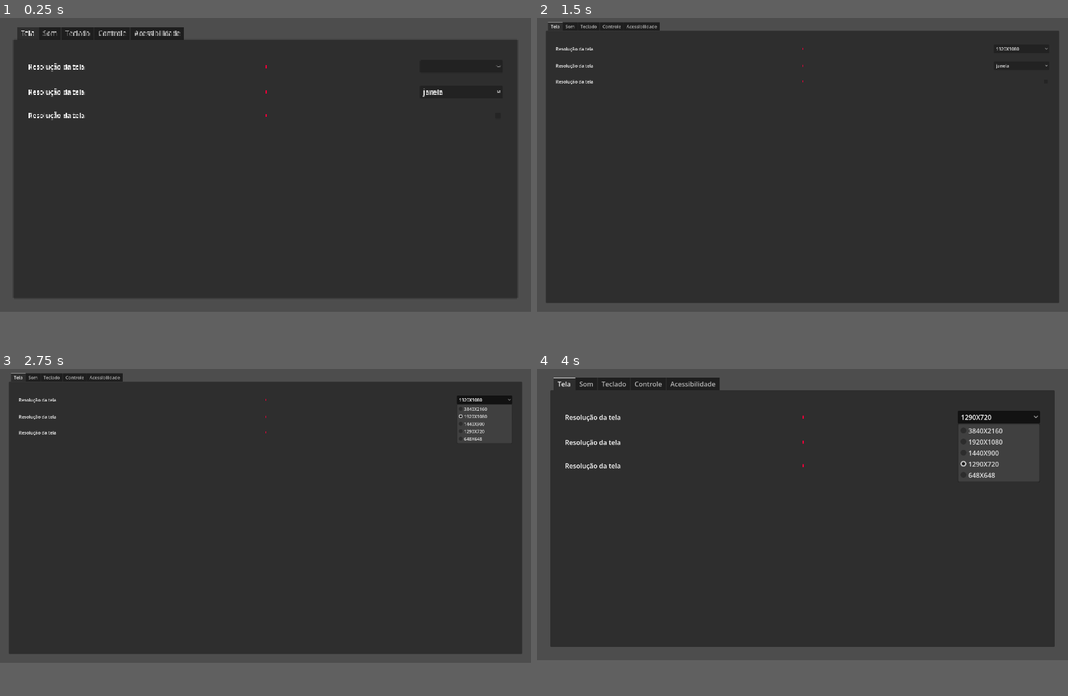
Above: before the commit, frames 1-4 (two rows, left to right).
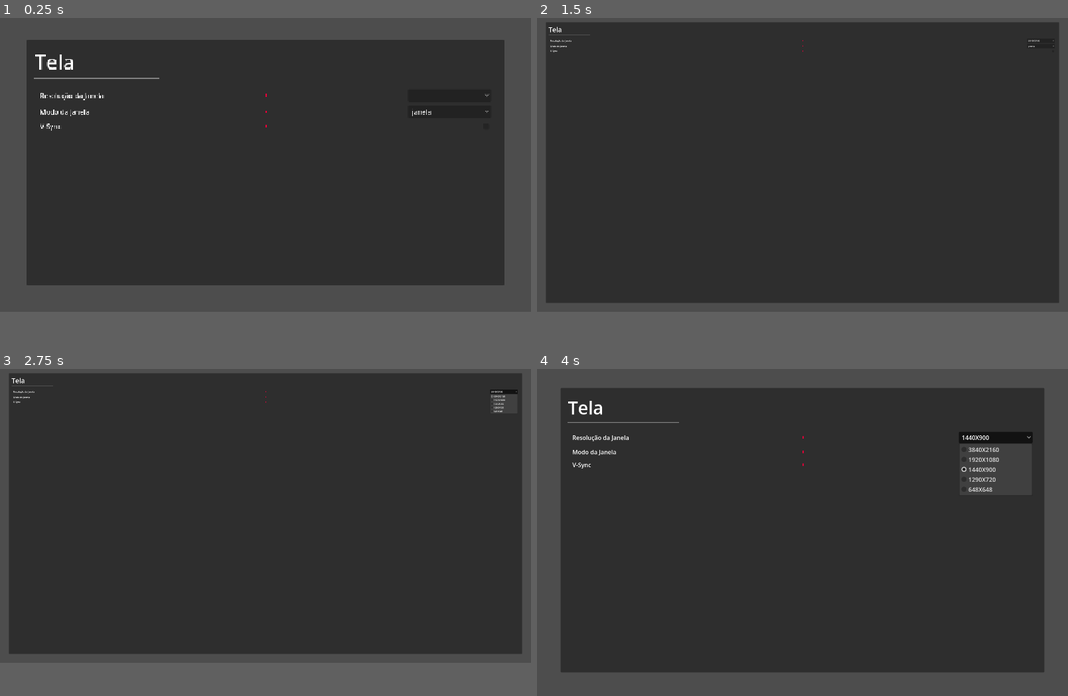
Above: after the commit, the same moments.

Repository: luankaike-code/felpo-jam-2026
Game: Godot game, scene res://scenes/screens/configurations.tscn
Same seed, same stepped clock (60 frames per second), same inputs: the game is played once before the commit and once after it. This scene is started directly instead of the project's main scene.
Inputs (mouse positions are in pixels of both pictures, inside the frame that each line leads up to; where the layout moved, square brackets give the same spot in the first picture):
- Up to frame 1 (0.25 s): no input
- Up to frame 2 (1.5 s): click (988, 96) [998, 67] at 0.5 s; click "janela" at 1.25 s
- Up to frame 3 (2.75 s): click "1920X1080" (after the commit: "3840X2160") at 2 s
- Up to frame 4 (4 s): click (1052, 401) [1046, 431] at 2.75 s; click "1290X720" (after the commit: "1440X900") at 3.5 s
In our replay, in frame 4 the window is 800x446 before the commit and 800x500 after it. These sizes can differ from the game's own. Grey fills any space a smaller window leaves; there, only what the larger window draws over its background counts as a difference.

The runs differ from the first frame. In frame 1, 9.1% of the frame differs, in the area x 2-98%, y 2-86%; in frame 2, 2.2%; in frame 3, 2.7%; in frame 4, 13%, in the area x 2-98%, y 2-93%.

Commit message:
Update layout configuration screen

Diff:
--- a/felpojam-2026-game-code/project.godot
+++ b/felpojam-2026-game-code/project.godot
@@ -19,6 +19,7 @@
 
 HelperWindow="*uid://dtvi7hflcucsq"
 Global="*uid://dv0lrskrgc0se"
+Audio="*uid://li0iapgwddw7"
 
 [display]
 
--- a/felpojam-2026-game-code/scenes/HUD/config_field.tscn
+++ b/felpojam-2026-game-code/scenes/HUD/config_field.tscn
@@ -24,7 +24,7 @@
 [node name="Label" type="Label" parent="." unique_id=806196624]
 custom_minimum_size = Vector2(200, 0)
 layout_mode = 2
-text = "Resolução da tela"
+text = "Nome do Campo"
 
 [node name="OptionButton2" type="VSeparator" parent="." unique_id=732974346]
 layout_mode = 2
--- /dev/null
+++ b/felpojam-2026-game-code/scenes/HUD/sections/config/section_screen_config.tscn
@@ -0,0 +1,49 @@
+[gd_scene format=3 uid="uid://dltgpug32yo3i"]
+
+[ext_resource type="PackedScene" uid="uid://br4140hu022dp" path="res://scenes/HUD/sections/section.tscn" id="1_ed6pf"]
+[ext_resource type="Script" uid="uid://wpyeisp11jiy" path="res://scripts/HUD/sections/config/section_screen_config.gd" id="2_osfrk"]
+[ext_resource type="PackedScene" uid="uid://8duy5yc6rwku" path="res://scenes/HUD/config_field.tscn" id="2_v6j37"]
+
+[node name="SectionScreenConfig" unique_id=1213679984 instance=ExtResource("1_ed6pf")]
+script = ExtResource("2_osfrk")
+
+[node name="Label" parent="." index="0" unique_id=130990419]
+text = "Tela"
+
+[node name="ScreenResolution" parent="MarginContainer/VBoxContainer" parent_id_path=PackedInt32Array(1628588) index="1" unique_id=502982208 instance=ExtResource("2_v6j37")]
+layout_mode = 2
+label_text = "Resolução da Janela"
+
+[node name="Resolutions" type="OptionButton" parent="MarginContainer/VBoxContainer/ScreenResolution" index="2" unique_id=972668148]
+custom_minimum_size = Vector2(200, 0)
+layout_mode = 2
+size_flags_horizontal = 8
+
+[node name="SreenMode" parent="MarginContainer/VBoxContainer" parent_id_path=PackedInt32Array(1628588) index="2" unique_id=290738729 instance=ExtResource("2_v6j37")]
+layout_mode = 2
+alignment = 1
+label_text = "Modo da Janela"
+
+[node name="ScreenModes" type="OptionButton" parent="MarginContainer/VBoxContainer/SreenMode" index="2" unique_id=2130893843]
+custom_minimum_size = Vector2(200, 0)
+layout_mode = 2
+size_flags_horizontal = 8
+
+[node name="VSync" parent="MarginContainer/VBoxContainer" parent_id_path=PackedInt32Array(1628588) index="3" unique_id=74489987 instance=ExtResource("2_v6j37")]
+layout_mode = 2
+alignment = 1
+label_text = "V-Sync"
+
+[node name="Control" type="Control" parent="MarginContainer/VBoxContainer/VSync" index="2" unique_id=1566601491]
+custom_minimum_size = Vector2(200, 0)
+layout_mode = 2
+
+[node name="CheckBox" type="CheckBox" parent="MarginContainer/VBoxContainer/VSync/Control" index="0" unique_id=992025368]
+layout_mode = 1
+anchors_preset = 11
+anchor_left = 1.0
+anchor_right = 1.0
+anchor_bottom = 1.0
+offset_left = -24.0
+grow_horizontal = 0
+grow_vertical = 2
--- /dev/null
+++ b/felpojam-2026-game-code/scenes/HUD/sections/section.tscn
@@ -0,0 +1,44 @@
+[gd_scene format=3 uid="uid://br4140hu022dp"]
+
+[sub_resource type="StyleBoxLine" id="StyleBoxLine_fwpnj"]
+content_margin_left = 4.0
+content_margin_top = 0.0
+content_margin_right = 4.0
+content_margin_bottom = 0.0
+color = Color(0.5, 0.5, 0.5, 1)
+thickness = 2
+
+[node name="Section" type="VBoxContainer" unique_id=1213679984]
+anchors_preset = 15
+anchor_right = 1.0
+anchor_bottom = 1.0
+grow_horizontal = 2
+grow_vertical = 2
+
+[node name="Label" type="Label" parent="." unique_id=130990419]
+layout_mode = 2
+theme_override_font_sizes/font_size = 48
+text = "Title"
+
+[node name="HSeparator" type="HSeparator" parent="." unique_id=431356415]
+custom_minimum_size = Vector2(300, 0)
+layout_mode = 2
+size_flags_horizontal = 0
+theme_override_styles/separator = SubResource("StyleBoxLine_fwpnj")
+
+[node name="MarginContainer" type="MarginContainer" parent="." unique_id=471055884]
+layout_mode = 2
+theme_override_constants/margin_left = 12
+theme_override_constants/margin_top = 12
+theme_override_constants/margin_right = 12
+theme_override_constants/margin_bottom = 12
+
+[node name="VBoxContainer" type="VBoxContainer" parent="MarginContainer" unique_id=1628588]
+layout_mode = 2
+theme_override_constants/separation = 8
+
+[node name="FirstChild" type="Control" parent="MarginContainer/VBoxContainer" unique_id=212368734]
+layout_mode = 2
+
+[node name="LastChild" type="Control" parent="MarginContainer/VBoxContainer" unique_id=746667509]
+layout_mode = 2
--- a/felpojam-2026-game-code/scenes/screens/configurations.tscn
+++ b/felpojam-2026-game-code/scenes/screens/configurations.tscn
@@ -1,7 +1,7 @@
 [gd_scene format=3 uid="uid://c1y7icenhs8e3"]
 
 [ext_resource type="Script" uid="uid://mcke7bu8ox2b" path="res://scripts/screens/configurations.gd" id="1_lpiss"]
-[ext_resource type="PackedScene" uid="uid://casr4dl7ga1gi" path="res://scenes/HUD/tabs_item/tab_item_config_screen.tscn" id="2_lpiss"]
+[ext_resource type="PackedScene" uid="uid://dltgpug32yo3i" path="res://scenes/HUD/sections/config/section_screen_config.tscn" id="2_lpiss"]
 
 [node name="Configurations" type="Node2D" unique_id=226870408]
 script = ExtResource("1_lpiss")
@@ -25,34 +25,30 @@
 anchor_bottom = 1.0
 grow_horizontal = 2
 grow_vertical = 2
-theme_override_constants/margin_left = 32
-theme_override_constants/margin_top = 32
-theme_override_constants/margin_right = 32
-theme_override_constants/margin_bottom = 32
+theme_override_constants/margin_left = 64
+theme_override_constants/margin_top = 64
+theme_override_constants/margin_right = 64
+theme_override_constants/margin_bottom = 64
 
-[node name="TabContainer" type="TabContainer" parent="CanvasLayer/Control/MarginContainer" unique_id=1563077621]
-layout_mode = 2
-current_tab = 0
-
-[node name="Tela" parent="CanvasLayer/Control/MarginContainer/TabContainer" unique_id=2014896234 instance=ExtResource("2_lpiss")]
+[node name="PanelContainer" type="PanelContainer" parent="CanvasLayer/Control/MarginContainer" unique_id=503990890]
 layout_mode = 2
 
-[node name="Som" type="TabBar" parent="CanvasLayer/Control/MarginContainer/TabContainer" unique_id=1448469704]
-visible = false
+[node name="ScrollContainer" type="ScrollContainer" parent="CanvasLayer/Control/MarginContainer" unique_id=956196633]
 layout_mode = 2
-metadata/_tab_index = 1
 
-[node name="Teclado" type="TabBar" parent="CanvasLayer/Control/MarginContainer/TabContainer" unique_id=561020038]
-visible = false
+[node name="MarginContainer" type="MarginContainer" parent="CanvasLayer/Control/MarginContainer/ScrollContainer" unique_id=74722378]
 layout_mode = 2
-metadata/_tab_index = 2
+size_flags_horizontal = 3
+size_flags_vertical = 3
+theme_override_constants/margin_left = 20
+theme_override_constants/margin_top = 20
+theme_override_constants/margin_right = 20
+theme_override_constants/margin_bottom = 20
 
-[node name="Controle" type="TabBar" parent="CanvasLayer/Control/MarginContainer/TabContainer" unique_id=1507798310]
-visible = false
+[node name="VBoxContainer" type="VBoxContainer" parent="CanvasLayer/Control/MarginContainer/ScrollContainer/MarginContainer" unique_id=1989105034]
 layout_mode = 2
-metadata/_tab_index = 3
+size_flags_horizontal = 3
+size_flags_vertical = 3
 
-[node name="Acessibilidade" type="TabBar" parent="CanvasLayer/Control/MarginContainer/TabContainer" unique_id=1605692674]
-visible = false
+[node name="SectionScreenConfig" parent="CanvasLayer/Control/MarginContainer/ScrollContainer/MarginContainer/VBoxContainer" unique_id=1213679984 instance=ExtResource("2_lpiss")]
 layout_mode = 2
-metadata/_tab_index = 4
--- a/felpojam-2026-game-code/scripts/HUD/config_field.gd
+++ b/felpojam-2026-game-code/scripts/HUD/config_field.gd
@@ -5,5 +5,11 @@
 @export var label_text: String :
 	set(new):
 		label_text = new
-		if label:
-			label.text = label_text
+		update_label_text()
+
+func _ready() -> void:
+	update_label_text()
+
+func update_label_text() -> void:
+	if label:
+		label.text = label_text
--- /dev/null
+++ b/felpojam-2026-game-code/scripts/HUD/sections/config/section_screen_config.gd
@@ -0,0 +1,44 @@
+extends VBoxContainer
+
+
+@onready var resolution_drop_menu := $MarginContainer/VBoxContainer/ScreenResolution/Resolutions as OptionButton
+@onready var screen_mode_drop_menu := $MarginContainer/VBoxContainer/SreenMode/ScreenModes as OptionButton
+@onready var v_sync_checkbox := $MarginContainer/VBoxContainer/VSync/Control/CheckBox as CheckBox
+
+func _ready() -> void:
+	populate_drop_menu_with_dict(resolution_drop_menu, WindowData.resolutions)
+	populate_drop_menu_with_dict(screen_mode_drop_menu, WindowData.screen_modes)
+
+	set_current_values()
+
+	connected_signals()
+
+func populate_drop_menu_with_dict(drop_menu: OptionButton, dict: Dictionary) -> void:
+	for key in dict.keys():
+		drop_menu.add_item(key)
+
+func set_current_values():
+	v_sync_checkbox.button_pressed = HelperWindow.get_v_sync()
+
+	var resolution_index = Helpers.get_dict_index_with_value(WindowData.resolutions, get_window().content_scale_size)
+	resolution_drop_menu.select(resolution_index)
+
+	var screen_mode_index = Helpers.get_dict_index_with_value(WindowData.screen_modes, get_window().mode)
+	screen_mode_drop_menu.select(screen_mode_index)
+
+func connected_signals() -> void:
+	resolution_drop_menu.item_selected.connect(resolution_selected)
+	screen_mode_drop_menu.item_selected.connect(screen_mode_selected)
+
+	v_sync_checkbox.toggled.connect(HelperWindow.set_v_sync)
+
+func resolution_selected(resolution_index: int) -> void:
+	var resolution: Vector2i = WindowData.resolutions.values()[resolution_index]
+
+	HelperWindow.set_resolution(resolution)
+
+func screen_mode_selected(screen_mode_index: int) -> void:
+	var screen_mode: Window.Mode = WindowData.screen_modes.values()[screen_mode_index]
+
+	HelperWindow.set_window_mode(screen_mode)
+	HelperWindow.set_resolution(Global.current_resolution)
--- /dev/null
+++ b/felpojam-2026-game-code/scripts/audio.gd
@@ -0,0 +1,11 @@
+extends Node
+
+
+# Called when the node enters the scene tree for the first time.
+func _ready() -> void:
+	pass # Replace with function body.
+
+
+# Called every frame. 'delta' is the elapsed time since the previous frame.
+func _process(delta: float) -> void:
+	pass
--- /dev/null
+++ b/felpojam-2026-game-code/scripts/data/sound_data.gd
@@ -0,0 +1,11 @@
+extends Node
+
+
+# Called when the node enters the scene tree for the first time.
+func _ready() -> void:
+	pass # Replace with function body.
+
+
+# Called every frame. 'delta' is the elapsed time since the previous frame.
+func _process(delta: float) -> void:
+	pass
Not shown, added: felpojam-2026-game-code/scripts/HUD/sections/config/section_screen_config.gd.uid
Not shown, added: felpojam-2026-game-code/scripts/audio.gd.uid
Not shown, added: felpojam-2026-game-code/scripts/data/sound_data.gd.uid
